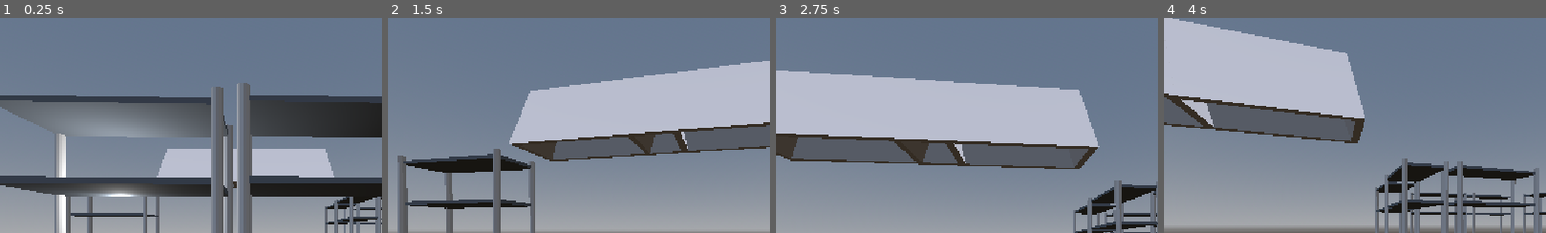
Above: before the commit, frames 1-4 (left to right).
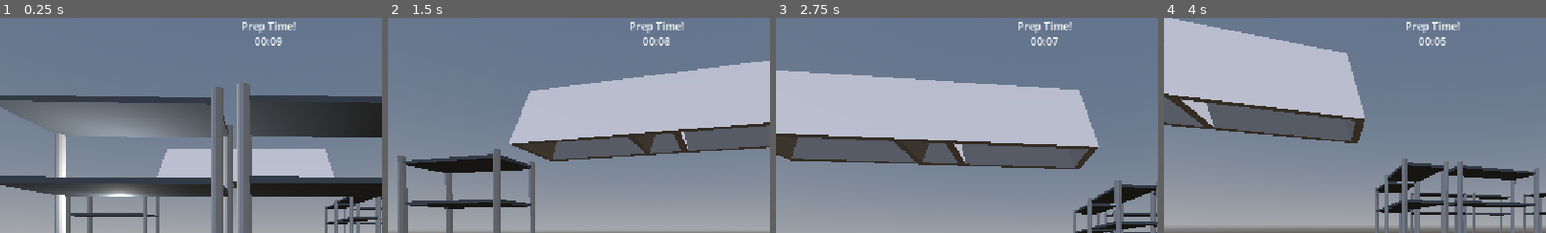
Above: after the commit, the same moments.

Repository: AlexLietha/Slacker
Game: Godot game, scene res://Scenes/FunctionalKitchen.tscn
The game is run twice, just before and just after one commit, with the same random seed, the same clock (stepped at 60 frames per second) and the same inputs. The project has no main scene, so this scene is started directly.
Inputs (mouse positions are % of the whole screen's width and height, from its top left):
- Up to frame 1 (0.25 s): no input
- Up to frame 2 (1.5 s): tap Enter (ui_accept) at 0.5, 0.77 s; move the mouse to (55, 50) at 0.52 s; hold W (moveForward) from 0.53 s (still down); right-click (55, 50) at 0.6 s; move the mouse to (45, 50) at 1.27 s; tap E (interact) at 1.35 s
- Up to frame 3 (2.75 s): keep holding W (moveForward); tap Enter (ui_accept) at 1.52, 2 s; move the mouse to (52, 48) at 2.02 s; tap ` (reassignRoles) at 2.1 s
- Up to frame 4 (4 s): keep holding W (moveForward); tap Enter (ui_accept) at 2.75, 3.02, 3.5, 3.77 s; move the mouse to (49, 52) at 2.77 s; right-click (49, 52) at 2.85 s; move the mouse to (57, 51) at 3.52 s; tap E (interact) at 3.6 s
The pictures show only the part of the screen within x 15-65%, y 0-50%; the shares and areas given below are measured in that part.

The runs differ from the first frame. In frame 1, 0.5% of the frame differs, in the area x 63-78%, y 1-13%; in frame 2, 0.5%; in frame 3, 0.5%; in frame 4, 0.5%.

Commit message:
Added timer to kitchen

Diff:
--- a/slacker/Scenes/FunctionalKitchen.tscn
+++ b/slacker/Scenes/FunctionalKitchen.tscn
@@ -1,6 +1,7 @@
 [gd_scene format=3 uid="uid://desibxehcwrhm"]
 
 [ext_resource type="PackedScene" uid="uid://w1hcy6j1i0vj" path="res://Scenes/player.tscn" id="1_8o0il"]
+[ext_resource type="PackedScene" uid="uid://d22fn703npu4r" path="res://UI/TimerUI.tscn" id="1_nycbd"]
 [ext_resource type="PackedScene" uid="uid://ti5pak1fauih" path="res://environmentmodelscenes/bigworktable.tscn" id="1_u3ovo"]
 [ext_resource type="PackedScene" uid="uid://mrbh1vscglx7" path="res://environmentmodelscenes/shelf.tscn" id="3_wl1ng"]
 [ext_resource type="PackedScene" uid="uid://cxmigh00e0xws" path="res://environmentmodelscenes/stackofplates.tscn" id="4_6cgg5"]
@@ -44,6 +45,8 @@
 
 [node name="Kitchen" type="Node3D" unique_id=615167998]
 
+[node name="TimerUI" parent="." unique_id=1773043747 instance=ExtResource("1_nycbd")]
+
 [node name="WorldEnvironment" type="WorldEnvironment" parent="." unique_id=1340738998]
 environment = SubResource("Environment_oyfun")
 
--- a/slacker/Scenes/test.tscn
+++ b/slacker/Scenes/test.tscn
@@ -19,7 +19,7 @@
 transform = Transform3D(-0.8660254, -0.43301278, 0.25, 0, 0.49999997, 0.86602545, -0.50000006, 0.75, -0.43301266, 0, 0, 0)
 shadow_enabled = true
 
-[node name="TimerUI" parent="." unique_id=1773043747 instance=ExtResource("1_iaow0")]
+[node name="TimerUI" parent="." unique_id=1227973388 instance=ExtResource("1_iaow0")]
 
 [node name="CSGBox3D" type="CSGBox3D" parent="." unique_id=1246626760]
 transform = Transform3D(1, 0, 0, 0, 1, 0, 0, 0, 1, 0, -0.1, 0)
